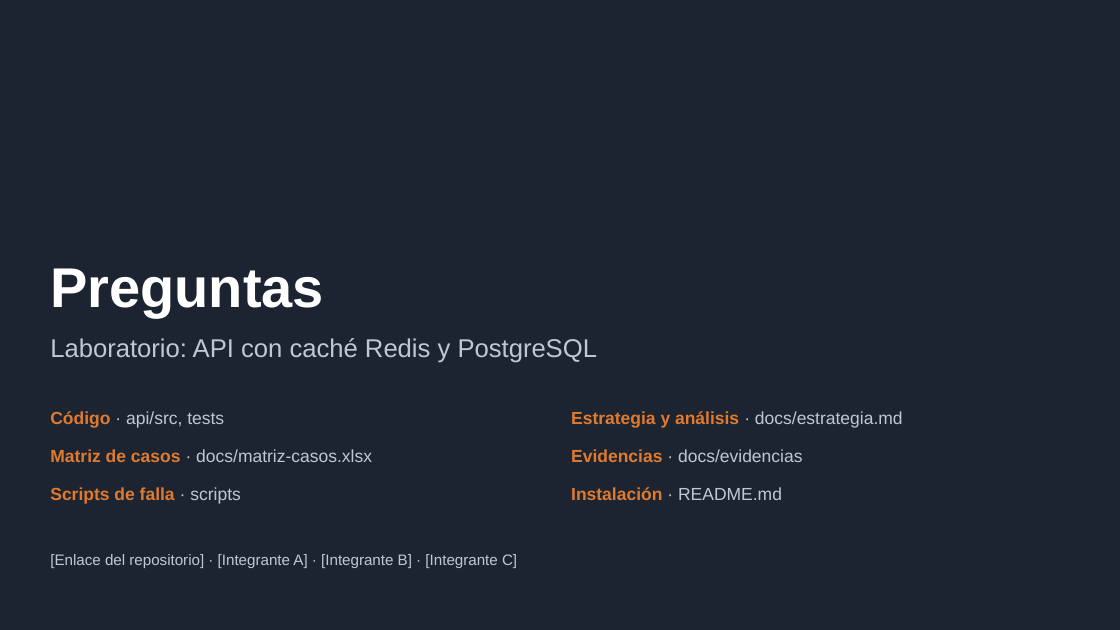
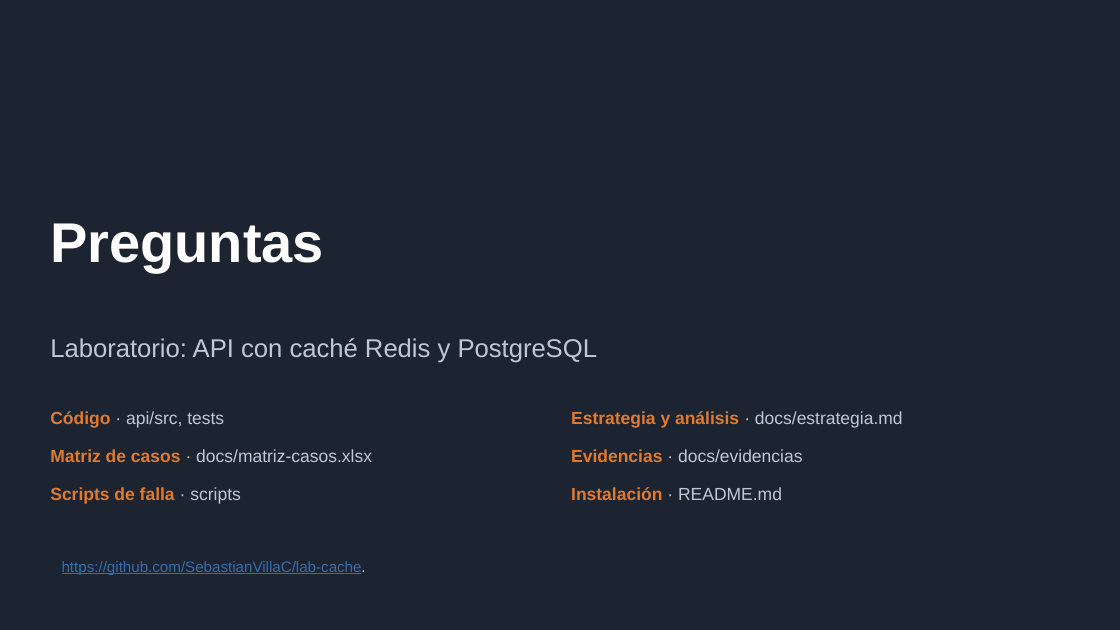
Before and after one commit to SebastianVillaC/lab-cache, a slide deck: slide 15 of docs/presentacion/presentacion-cache.pptx. Drawn at 1120x630 pixels with LibreOffice and Linux fonts; fonts in the diff are those of the drawing. Boxes give left, top, right and bottom in pixels: in the first picture for what was removed or moved away, otherwise in the second. Text is boxed around its words. In the diff, an @@ line names an element or a change of style, - is before the commit and + after.

Commit message:
docs: completa la presentación y elimina el documento de planificación interna
- Presentación con los nombres de los integrantes y el enlace del repositorio
- Se elimina docs/estructura-trabajo.md, usado solo durante el desarrollo

```diff
--- a/docs/presentacion/presentacion-cache.pptx
+++ b/docs/presentacion/presentacion-cache.pptx
@@ title "Preguntas": place and size @@
-title "Preguntas" at box(50, 268, 324, 317)
+title "Preguntas" at box(50, 223, 324, 272)
@@ text at box(62, 561, 366, 575): text changed; text colour #BFC8D2 to #2F6FB0 @@
-[Enlace del repositorio] · [Integrante A] · [Integrante B] · [Integrante C]
+https://github.com/SebastianVillaC/lab-cache.
```
Also in this commit, not shown: 6 other slides changed, 1 other file.
